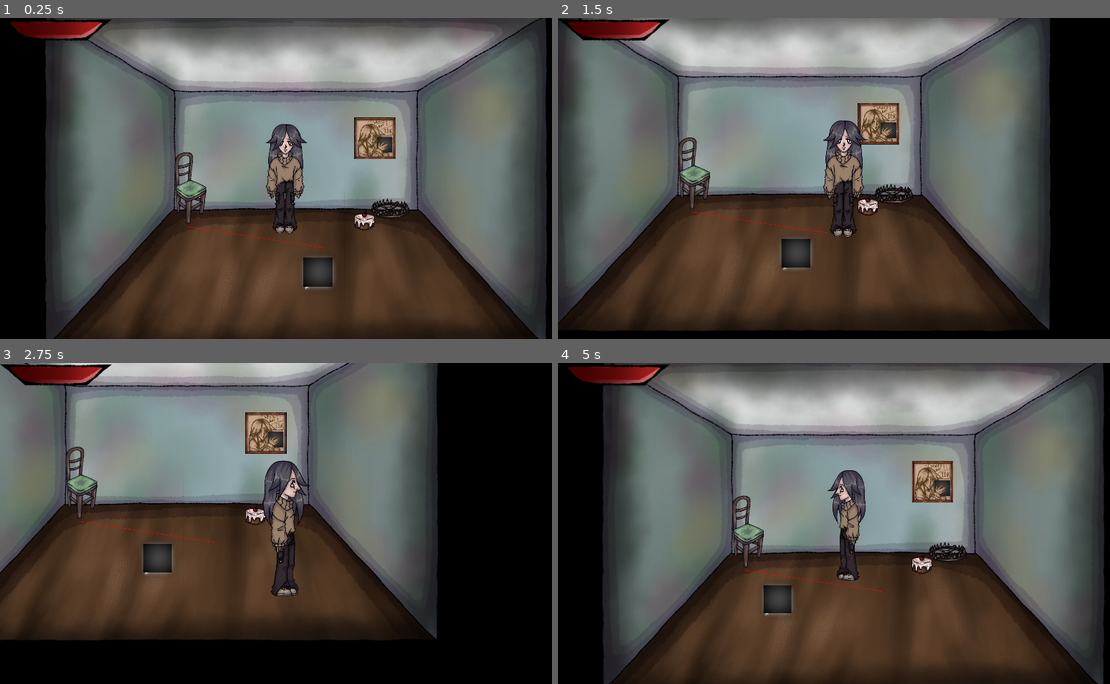
Above: before the commit, frames 1-4 (two rows, left to right).
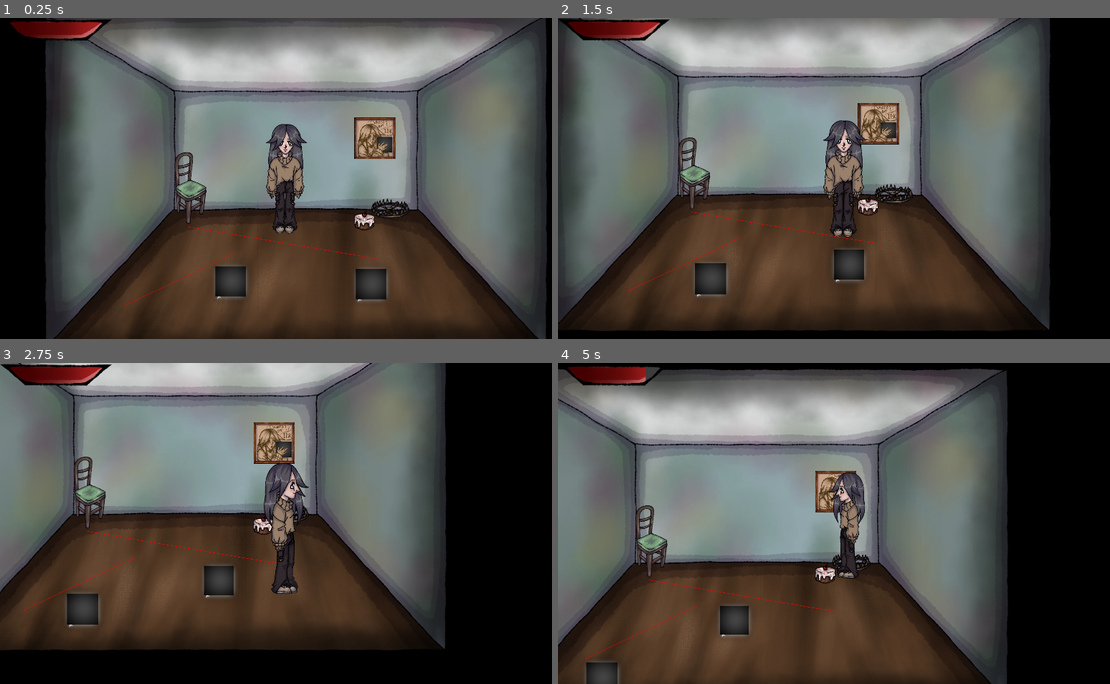
Above: after the commit, the same moments.

Repository: usynin78-web/ayak
Game: Godot game, scene res://loc/roomtest/main.tscn
Same seed, same stepped clock (60 frames per second), same inputs: the game is played once before the commit and once after it. This scene is started directly instead of the project's main scene.
Inputs (mouse positions are in pixels of both pictures, inside the frame that each line leads up to):
- Up to frame 1 (0.25 s): no input
- Up to frame 2 (1.5 s): tap Enter at 0.5 s; move the mouse to (972, 162) at 0.52 s; hold D (ui_right) 0.53-1.28 s; click (972, 162) at 0.6 s; move the mouse to (729, 194) at 1.27 s; hold S (ui_down) from 1.28 s (still down); tap ` (fps_toggle) at 1.35 s
- Up to frame 3 (2.75 s): move the mouse to (342, 452) at 2.02 s; release S (ui_down) at 2.03 s; hold D (ui_right) from 2.03 s (still down); tap E (interact) at 2.1 s
- Up to frame 4 (5 s): move the mouse to (817, 587) at 2.77 s; release D (ui_right) at 2.78 s; hold W (ui_up) 2.78-3.53 s; click (817, 587) at 2.85 s; move the mouse to (1016, 571) at 3.52 s; hold ` (fps_toggle) 3.53-4.28 s; hold A (ui_left) from 3.53 s (still down); move the mouse to (673, 475) at 4.27 s; tap E (interact) at 4.35 s

The runs differ from the first frame. In frame 1, 1.8% of the frame differs, in the area x 22-71%, y 65-90%; in frame 2, 1.7%; in frame 3, 19%; in frame 4, 71%, in the area x 0-99%, y 0-100%.

Commit message:
Add vision controller and multi-NPC patrol
Rename cube2.gd to cube.gd and wire in a new VisionController (animch/cube/vision_controller.gd). Cube now connects to vision signals and updates vision_area rotation via set_direction. PatrolController now accepts an array of CharacterBody2D, tracks per-NPC route state, binds navigation_finished for each NPC, and sends each NPC to route points independently. Updated scenes (animch/cube/cube.tscn, loc/roomtest/room.tscn) to add VisionArea/VisionController nodes and configure multiple cubes/routes.

Diff:
--- a/animch/cube/cube2.gd
+++ b/animch/cube/cube.gd
@@ -6,6 +6,7 @@
 @onready var navigation: NavigationAgent2D = $NavigationAgent2D
 @onready var sprite: AnimatedSprite2D = $AnimatedSprite2D
 @onready var feet_marker: Marker2D = $FeetMarker
+@onready var vision_controller = $VisionController
 
 var base_scale: Vector2
 
@@ -13,6 +14,8 @@
  base_scale = sprite.scale
  add_to_group("damageable")
  add_to_group("npc")
+ vision_controller.player_spotted.connect(_on_player_spotted)
+ vision_controller.player_lost.connect(_on_player_lost)
 
  unique_id = str(get_path())
 
@@ -24,6 +27,12 @@
 
  health_component.health_changed.connect(_on_health_changed)
  health_component.died.connect(_on_died)
+
+func _on_player_spotted(player: Node2D) -> void:
+    print("👀 Вижу игрока!")
+
+func _on_player_lost(player: Node2D) -> void:
+    print("🙈 Потерял игрока!")
 
 func _on_health_changed(_cur, _max, damage_taken) -> void:
  hit_effect()
@@ -75,7 +84,8 @@
     # Направление к следующей точке.
     var direction := global_position.direction_to(next_point)
 
-    # Движение.
+    vision_controller.set_direction(direction)
+
     velocity = direction * speed
 
     if sprite.animation != "walk":
--- a/animch/cube/cube.tscn
+++ b/animch/cube/cube.tscn
@@ -1,8 +1,9 @@
 [gd_scene format=3 uid="uid://cc3vjjgyt7j7s"]
 
-[ext_resource type="Script" uid="uid://ddcs3idlax43r" path="res://animch/cube/cube2.gd" id="1_3vdu5"]
+[ext_resource type="Script" uid="uid://ddcs3idlax43r" path="res://animch/cube/cube.gd" id="1_3vdu5"]
 [ext_resource type="Texture2D" uid="uid://b47ggyyowbkw5" path="res://animch/cube/sprite-sheet.png" id="1_s4mrs"]
 [ext_resource type="Script" uid="uid://ey41ms4q62i5" path="res://animch/cube/health_component.gd" id="3_66o2i"]
+[ext_resource type="Script" uid="uid://c2uojvejhxs8a" path="res://animch/cube/vision_controller.gd" id="4_3vdu5"]
 
 [sub_resource type="AtlasTexture" id="AtlasTexture_s4mrs"]
 atlas = ExtResource("1_s4mrs")
@@ -172,4 +173,15 @@
 [node name="Timer" type="Timer" parent="." unique_id=501614066]
 wait_time = 2.0
 
+[node name="VisionArea" type="Area2D" parent="." unique_id=319389344]
+
+[node name="CollisionPolygon2D" type="CollisionPolygon2D" parent="VisionArea" unique_id=729567807]
+position = Vector2(-41, 248.00002)
+rotation = 1.560064
+polygon = PackedVector2Array(226.16943, -14.573554, 149.0166, 185.60995, -28.658234, 340.71204, -293.75916, 441.87277, -316.22064, -25.990623, -295.20877, -541.1994, -20.641296, -406.24493, 165.75949, -256.2358)
+
+[node name="VisionController" type="Node" parent="." unique_id=1990055766 node_paths=PackedStringArray("vision_area")]
+script = ExtResource("4_3vdu5")
+vision_area = NodePath("../VisionArea")
+
 [connection signal="health_changed" from="AnimatedSprite2D/Hurtbox/HealthComponent" to="AnimatedSprite2D/Hurtbox/HealthComponent" method="_on_health_changed"]
--- a/animch/cube/patrol_controller.gd
+++ b/animch/cube/patrol_controller.gd
@@ -1,53 +1,60 @@
 extends Node
 
-@export var cube: CharacterBody2D
+@export var cube: Array[CharacterBody2D]
 @export var routes: Array[Node2D]
 
-var points: Array[Marker2D] = []
-var current := 0
+var npc_data := {}
 
 func _ready() -> void:
- # Ждём, пока куб полностью инициализируется.
- await cube.ready
+	for npc in cube:
+		await npc.ready
 
- # Получаем NavigationAgent2D напрямую, а не через переменную navigation.
- var agent: NavigationAgent2D = cube.get_node("NavigationAgent2D")
+		var agent: NavigationAgent2D = npc.get_node("NavigationAgent2D")
+		agent.navigation_finished.connect(_on_navigation_finished.bind(npc))
 
- # Подключаем сигнал.
- agent.navigation_finished.connect(_on_navigation_finished)
+		npc_data[npc] = {
+			"points": [],
+			"current": 0
+		}
 
- # Даём NavigationServer один физический кадр.
- await get_tree().physics_frame
+		_choose_route(npc)
+		_send_to_next_point(npc)
 
- _choose_route()
- # Отправляем кубик к первой точке.
- _send_to_next_point()
 
-func _choose_route() -> void:
- if routes.is_empty():
-  return
+func _choose_route(npc: CharacterBody2D) -> void:
+	if routes.is_empty():
+		return
 
- var route: Node2D = routes.pick_random()
+	var route: Node2D = routes.pick_random()
 
- points.clear()
+	var points: Array[Marker2D] = []
 
- for child in route.get_children():
-  if child is Marker2D:
-   points.append(child)
+	for child in route.get_children():
+		if child is Marker2D:
+			points.append(child)
 
- current = 0
+	npc_data[npc]["points"] = points
+	npc_data[npc]["current"] = randi() % points.size()
 
-func _send_to_next_point():
- if points.is_empty():
-  return
- cube.move_to(points[current].global_position)
 
-func _on_navigation_finished():
- current += 1
+func _send_to_next_point(npc: CharacterBody2D) -> void:
+	var points: Array = npc_data[npc]["points"]
 
- if current >= points.size():
-  _choose_route()
+	if points.is_empty():
+		return
 
- print("Следующая точка:", current)
+	var current: int = npc_data[npc]["current"]
 
- _send_to_next_point()
+	npc.move_to(points[current].global_position)
+
+
+func _on_navigation_finished(npc: CharacterBody2D) -> void:
+	npc_data[npc]["current"] += 1
+
+	var current: int = npc_data[npc]["current"]
+	var points: Array = npc_data[npc]["points"]
+
+	if current >= points.size():
+		_choose_route(npc)
+
+	_send_to_next_point(npc)
--- /dev/null
+++ b/animch/cube/vision_controller.gd
@@ -0,0 +1,44 @@
+extends Node
+
+signal player_spotted(player)
+signal player_lost(player)
+
+@export var vision_area: Area2D
+
+var detected_player: Node2D = null
+
+
+func _ready() -> void:
+	if vision_area == null:
+		push_error("VisionArea не назначена!")
+		return
+
+	vision_area.body_entered.connect(_on_body_entered)
+	vision_area.body_exited.connect(_on_body_exited)
+
+
+func _on_body_entered(body: Node2D) -> void:
+	if body.is_in_group("player"):
+		detected_player = body
+		player_spotted.emit(body)
+
+
+func _on_body_exited(body: Node2D) -> void:
+	if body == detected_player:
+		detected_player = null
+		player_lost.emit(body)
+
+
+func can_see_player() -> bool:
+	return detected_player != null
+
+func get_player() -> Node2D:
+	return detected_player
+
+func set_direction(direction: Vector2) -> void:
+	if direction.length() > 0:
+		vision_area.rotation = lerp_angle(
+	vision_area.rotation,
+	direction.angle() - PI / 2,
+	0.50
+)
--- a/loc/roomtest/room.tscn
+++ b/loc/roomtest/room.tscn
@@ -50,8 +50,8 @@
 
 [node name="PatrolController" type="Node" parent="." unique_id=1424100493 node_paths=PackedStringArray("cube", "routes")]
 script = ExtResource("2_j7is0")
-cube = NodePath("../CharacterBody2D2")
-routes = [NodePath("../RouteRoom")]
+cube = [NodePath("../CharacterBody2D"), NodePath("../CharacterBody2D2")]
+routes = [NodePath("../RouteRoom"), NodePath("../RouteRoom2")]
 
 [node name="StaticBody2D" type="StaticBody2D" parent="." unique_id=1540922890]
 position = Vector2(1025, 605)
@@ -88,10 +88,13 @@
 position = Vector2(569, 118)
 shape = SubResource("SegmentShape2D_n6j0u")
 
+[node name="CharacterBody2D" parent="." unique_id=2057261257 instance=ExtResource("4_unr6s")]
+position = Vector2(737, 943)
+unique_id = "куб"
+
 [node name="CharacterBody2D2" parent="." unique_id=866400287 instance=ExtResource("4_unr6s")]
-position = Vector2(1158, 916)
-unique_id = null
-speed = null
+position = Vector2(1412, 969)
+unique_id = "куб"
 
 [node name="cake" parent="." unique_id=570425941 instance=ExtResource("4_tfqo8")]
 position = Vector2(1353, 791)
@@ -115,3 +118,17 @@
 
 [node name="Marker2D4" type="Marker2D" parent="RouteRoom" unique_id=1825973201 groups=["point"]]
 position = Vector2(1836, 1190)
+
+[node name="RouteRoom2" type="Node2D" parent="." unique_id=1199028297]
+
+[node name="Marker2D4" type="Marker2D" parent="RouteRoom2" unique_id=1780048150 groups=["point"]]
+position = Vector2(1836, 1190)
+
+[node name="Marker2D3" type="Marker2D" parent="RouteRoom2" unique_id=1579749186 groups=["point"]]
+position = Vector2(1541, 798)
+
+[node name="Marker2D" type="Marker2D" parent="RouteRoom2" unique_id=1130596100 groups=["point"]]
+position = Vector2(516, 817)
+
+[node name="Marker2D2" type="Marker2D" parent="RouteRoom2" unique_id=1666102796 groups=["point"]]
+position = Vector2(209, 1194)
Renamed: animch/cube/cube2.gd.uid -> animch/cube/cube.gd.uid
Not shown, added: animch/cube/vision_controller.gd.uid
